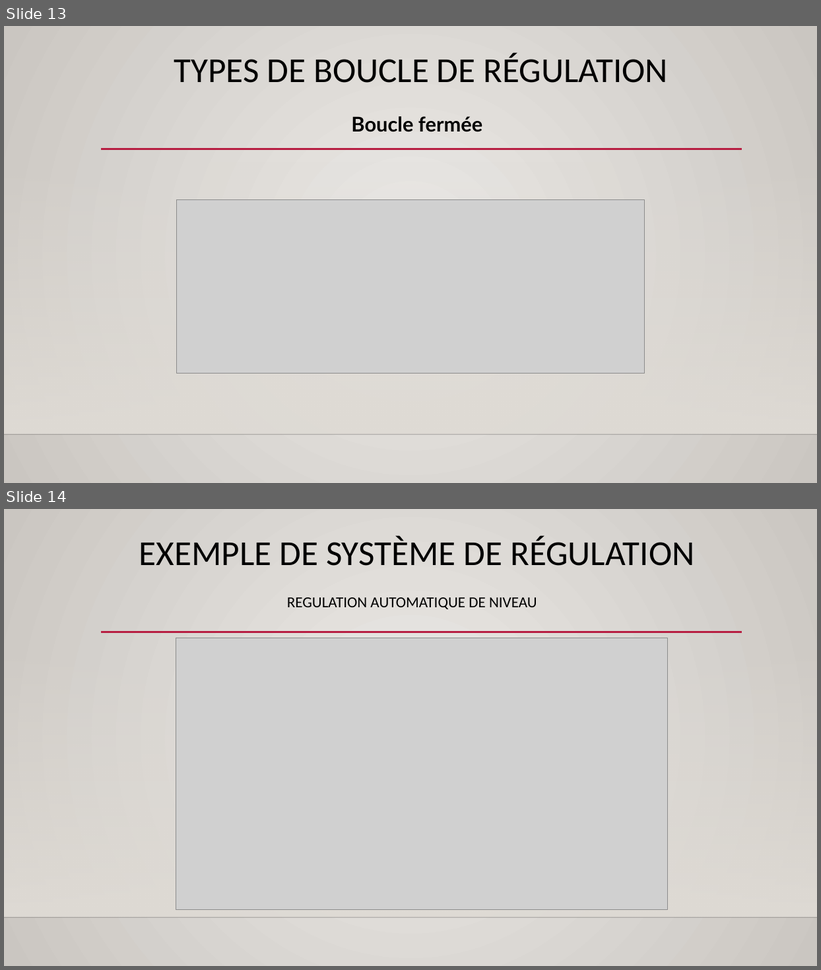
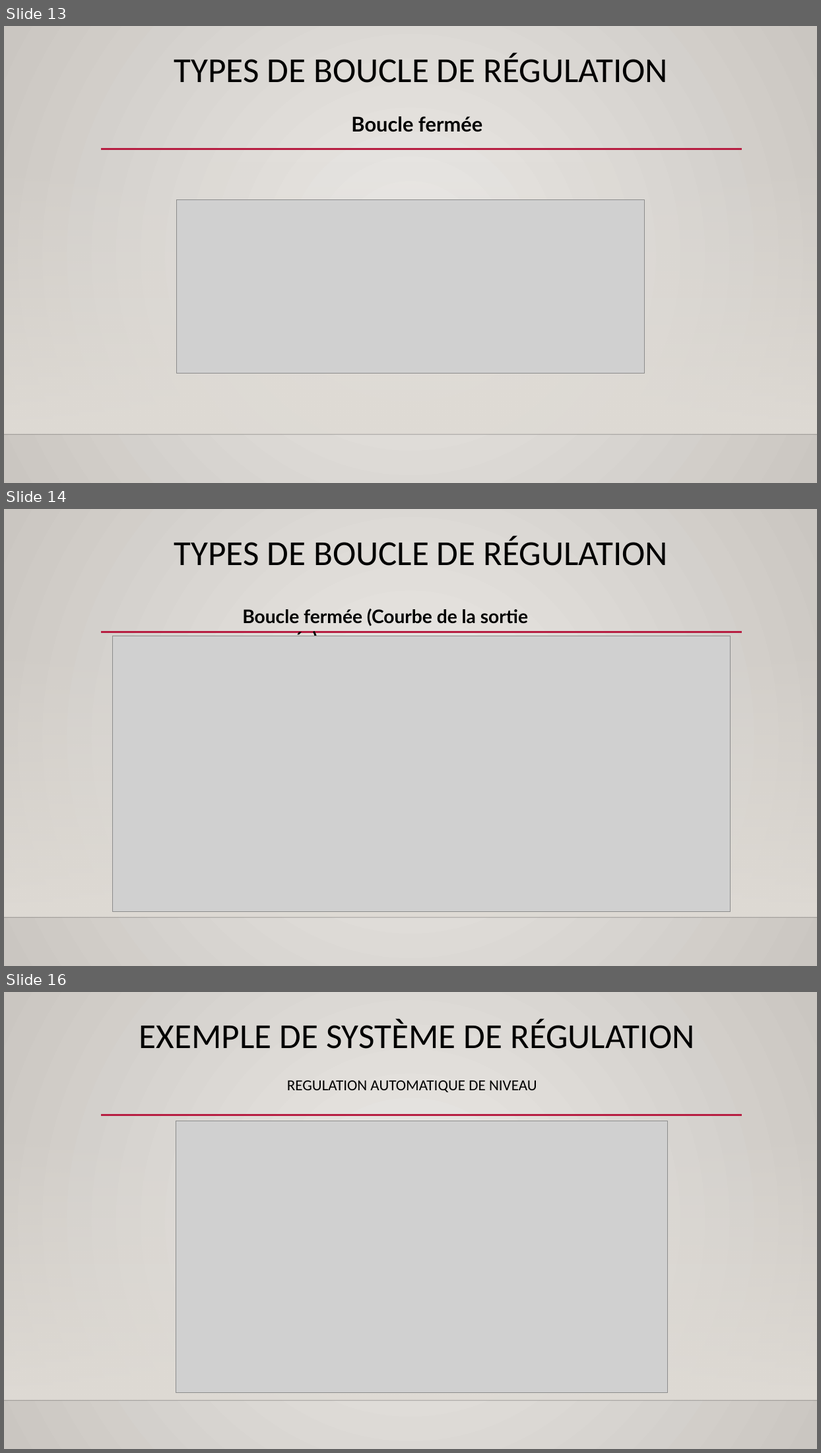
Before and after one commit to Aboudara/Document, a slide deck: Formation regulation.pptx. Shown one above the other, each under a label of ours: slides 13 and 14 before the commit, slides 13, 14 and 16 after it; the slides between them are not shown. The pictures are 821x970 and 821x1453 pixels, drawn with LibreOffice and Linux fonts; fonts in the diff are those of the drawing; grey boxes stand for pictures; background and template pictures are left out. Boxes give left, top, right and bottom in pixels: in the first picture for what was removed or moved away, otherwise in the second. Text is boxed around its words. In the diff, an @@ line names an element or a change of style, - is before the commit and + after.

```diff
--- a/Formation regulation.pptx
+++ b/Formation regulation.pptx
@@ slide 14 added at (x1=4, y1=509, x2=817, y2=966), background gradient #ECEAE7 to #CAC7C1; not listed: 3 template elements that a slide beside it also shows @@
@@ title added at (x1=174, y1=536, x2=668, y2=566), 41.4 pt, text #000000 @@
+TYPES DE BOUCLE DE RÉGULATION
@@ text added at (x1=242, y1=609, x2=528, y2=636), 22 pt, text #000000, bold @@
+Boucle fermée (Courbe de la sortie mesurée)
@@ picture added at (x1=113, y1=636, x2=731, y2=912) @@
@@ what was slide 14 is now slide 16 @@
```
Also in this commit, not shown: 1 slide changed, 23 other slides added, 1 other file.
